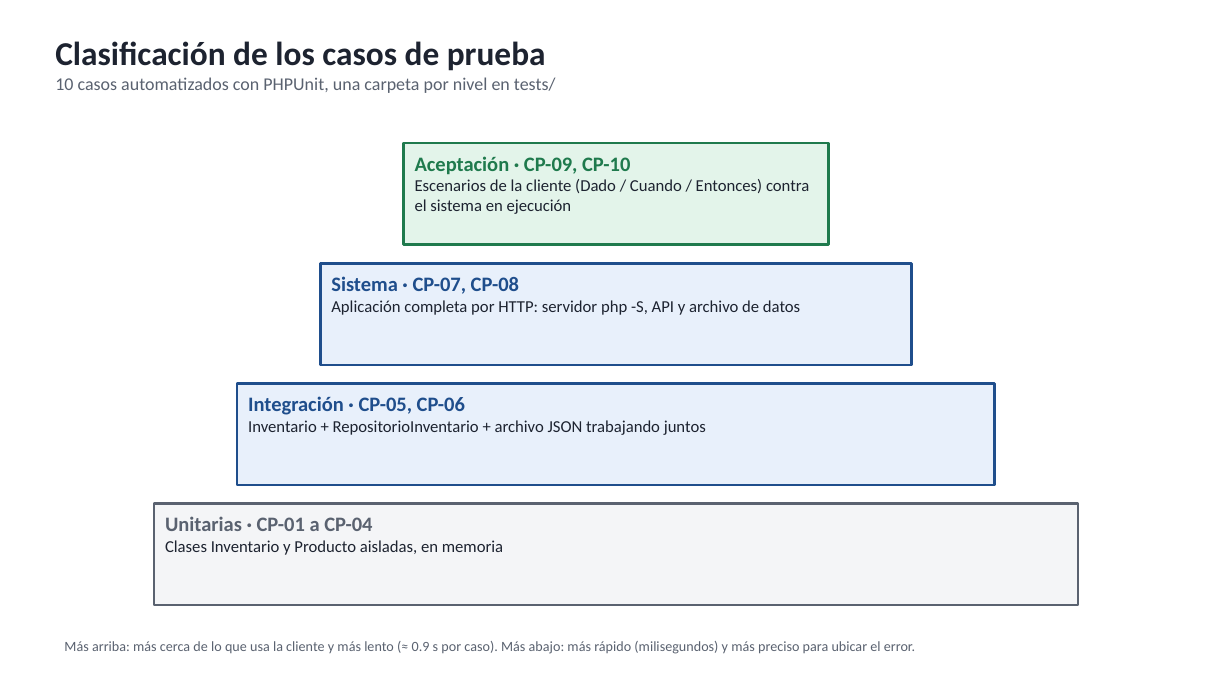
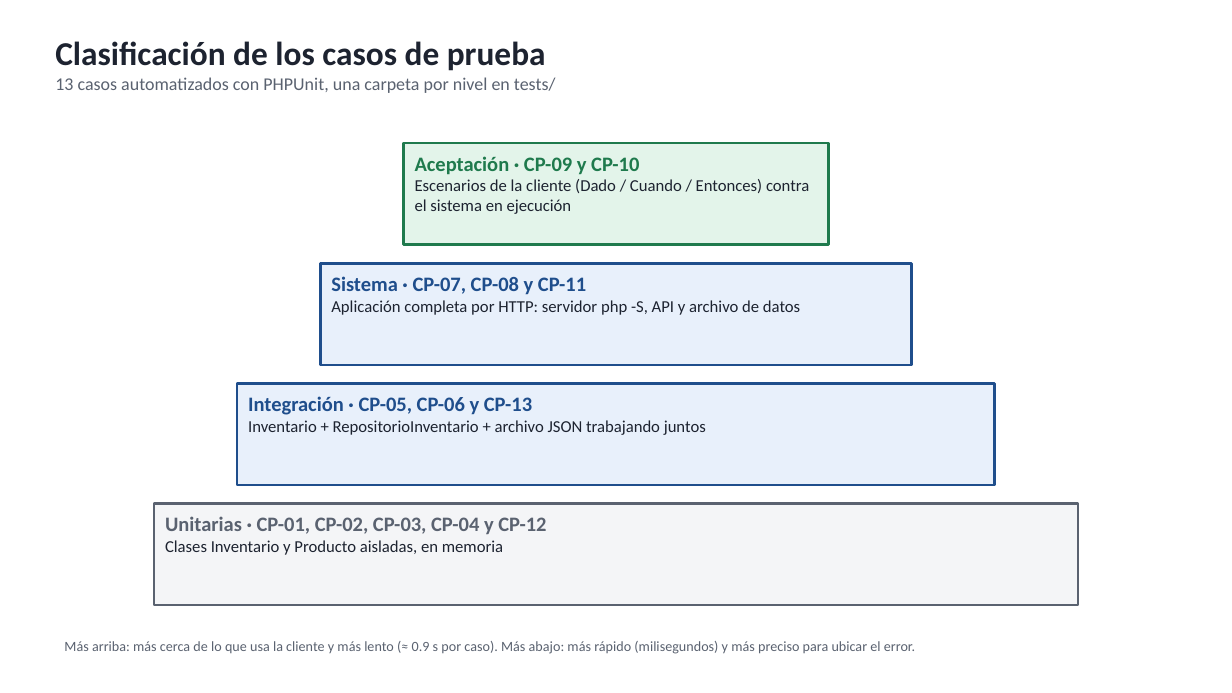
Before and after one commit to azharsonix/sistema-inventario-actividad-2, a slide deck: slide 1 of docs/Segunda parte/Diagramas - Segunda parte.pptx. Drawn at 1232x693 pixels with LibreOffice and Linux fonts; fonts in the diff are those of the drawing. Boxes give left, top, right and bottom in pixels: in the first picture for what was removed or moved away, otherwise in the second. Text is boxed around its words. In the diff, an @@ line names an element or a change of style, - is before the commit and + after.

Commit message:
docs: segunda parte con 13 casos, gráficas de cobertura, niveles y tiempos, y capturas del sistema en ejecución

```diff
--- a/docs/Segunda parte/Diagramas - Segunda parte.pptx
+++ b/docs/Segunda parte/Diagramas - Segunda parte.pptx
@@ text at bbox=[55, 77, 556, 93]: text changed @@
-10 casos automatizados con PHPUnit, una carpeta por nivel en tests/
+13 casos automatizados con PHPUnit, una carpeta por nivel en tests/
@@ text in rectangle at bbox=[415, 156, 639, 175]: text changed @@
-Aceptación · CP-09, CP-10
+Aceptación · CP-09 y CP-10
@@ text in rectangle at bbox=[331, 276, 586, 295]: text changed @@
-Sistema · CP-07, CP-08
+Sistema · CP-07, CP-08 y CP-11
@@ text in rectangle at bbox=[248, 396, 532, 415]: text changed @@
-Integración · CP-05, CP-06
+Integración · CP-05, CP-06 y CP-13
@@ text in rectangle at bbox=[165, 516, 546, 534]: text changed @@
-Unitarias · CP-01 a CP-04
+Unitarias · CP-01, CP-02, CP-03, CP-04 y CP-12
```
Also in this commit, not shown: 4 other slides changed, 3 slides added, 13 other files.
